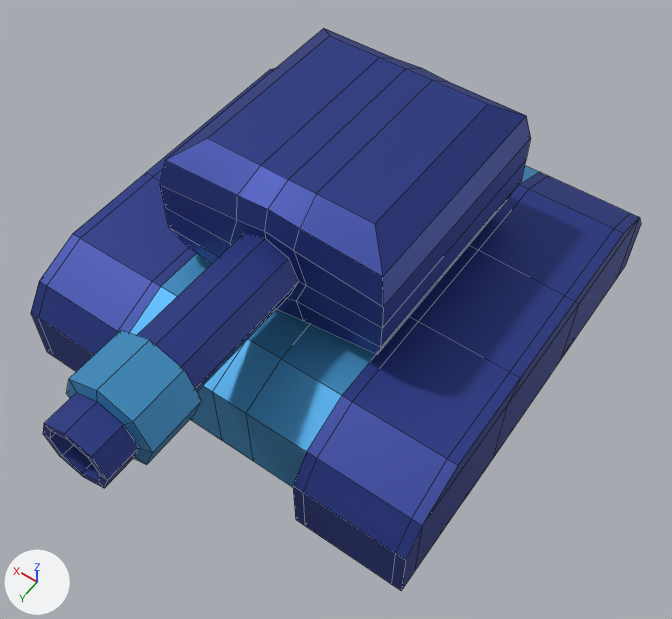
A saved change to the FBX model Models/Simple Tank1.fbx.
One viewpoint serves both versions: a 50 mm camera at (-1.68, 2.46, 4.11) aimed at (-0.14, 0.3, 0.72). The lights are fixed; the arrows at lower left show +X, +Y and +Z. Mesh edges are drawn as thin lines. Where no turn or scale is listed for an object, it has been applied to the vertices.

Names of what the first picture shows: 'Barrel', 'Body', 'Turret'.
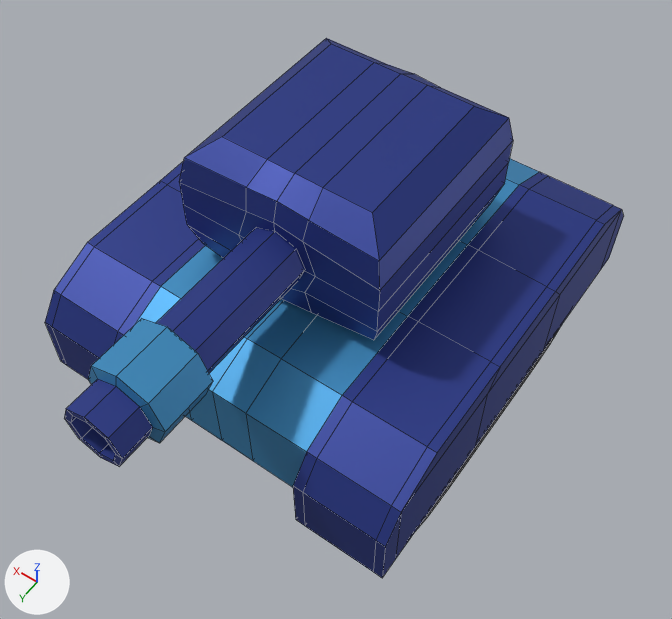
Where the newer file only moved an object's origin or applied its transform, the numbers keep the older frame.

Changed parts and their boxes (x1, y1, x2, y2) in the pictures (672 x 619 px; the box of a moved part takes in the faces that stretch with it):
'Body', reshaped: before (31, 68, 641, 591); after (45, 158, 624, 578)
'Turret', reshaped, rescaled (10% narrower, 8% shorter): before (160, 28, 531, 355); after (179, 38, 513, 340)
'Barrel', reshaped, rescaled (6% narrower, 6% shorter): before (43, 234, 299, 489); after (64, 228, 304, 467)
part 3 of me_cube_002, moved or reshaped: before (303, 176, 641, 591); after (303, 176, 624, 578)
part 4 of me_cube_002, moved or reshaped: before (31, 68, 275, 372); after (45, 162, 199, 379)

The edits, one by one:
me_cube_003 is used by ob_barrel; location (0.0, 0.0, 1.22); rotation (1.571, 0.0, -3.142), in degrees (90, 0, -180).
me_cube_003 had 66 vertices, 64 faces and spanned x -0.214..0.214, y -0.221..0.201, z 0.582..1.677.
me_cube_003 now has 66 vertices, 64 faces and spans x -19.229..19.228, y -19.942..18.039, z 51.636..158.692.
me_cube_003 part 1: 66 of 66 vertices moved; they spanned x -0.214..0.214, y -0.221..0.201, z 0.582..1.677 and now span x -19.229..19.228, y -19.942..18.039, z 51.636..158.692; mean shift (-0.001, -0.942, 127.059); largest move (-0.114, -0.122, 1.677) -> (-10.272, -11.096, 158.692).
me_cube_002 has 202 vertices, 198 faces and spans x -1.05..1.05, y -1.1..1.1, z -0.48..0.38.
me_cube_002 is used by ob_body; location (0.0, 0.0, 0.5).
me_cube_002 part 3: all 42 vertices in x -1.05..-1.0, y -1.1..1.1, z -0.48..0.38 are moved by (0.09, 0.0, 0.0).
me_cube_002 part 4: all 42 vertices in x 1.0..1.05, y -1.1..1.1, z -0.48..0.38 are moved by (-0.09, 0.0, 0.0).
me_cube_001 is used by ob_turret; location (0.0, 0.0, 1.22); rotation (1.571, 0.0, -3.142), in degrees (90, 0, -180).
me_cube_001 had 70 vertices, 68 faces and spanned x -0.565..0.565, y -0.334..0.341, z -0.586..0.582.
me_cube_001 now has 70 vertices, 68 faces and spans x -50.885..50.884, y -33.371..34.146, z -52.72..52.322.
me_cube_001 part 2: 70 of 70 vertices moved; they spanned x -0.565..0.565, y -0.334..0.341, z -0.586..0.582 and now span x -50.885..50.884, y -33.371..34.146, z -52.72..52.322; mean shift (-0.001, -0.39, -0.216); largest move (-0.565, -0.141, -0.586) -> (-50.885, -14.071, -52.72).
Object 'Barrel' (ob_barrel) is rescaled from (1.0, 1.0, 1.0) to (0.01, 0.01, 0.01).
Object 'Turret' (ob_turret) is rescaled from (1.0, 1.0, 1.0) to (0.01, 0.01, 0.01).
